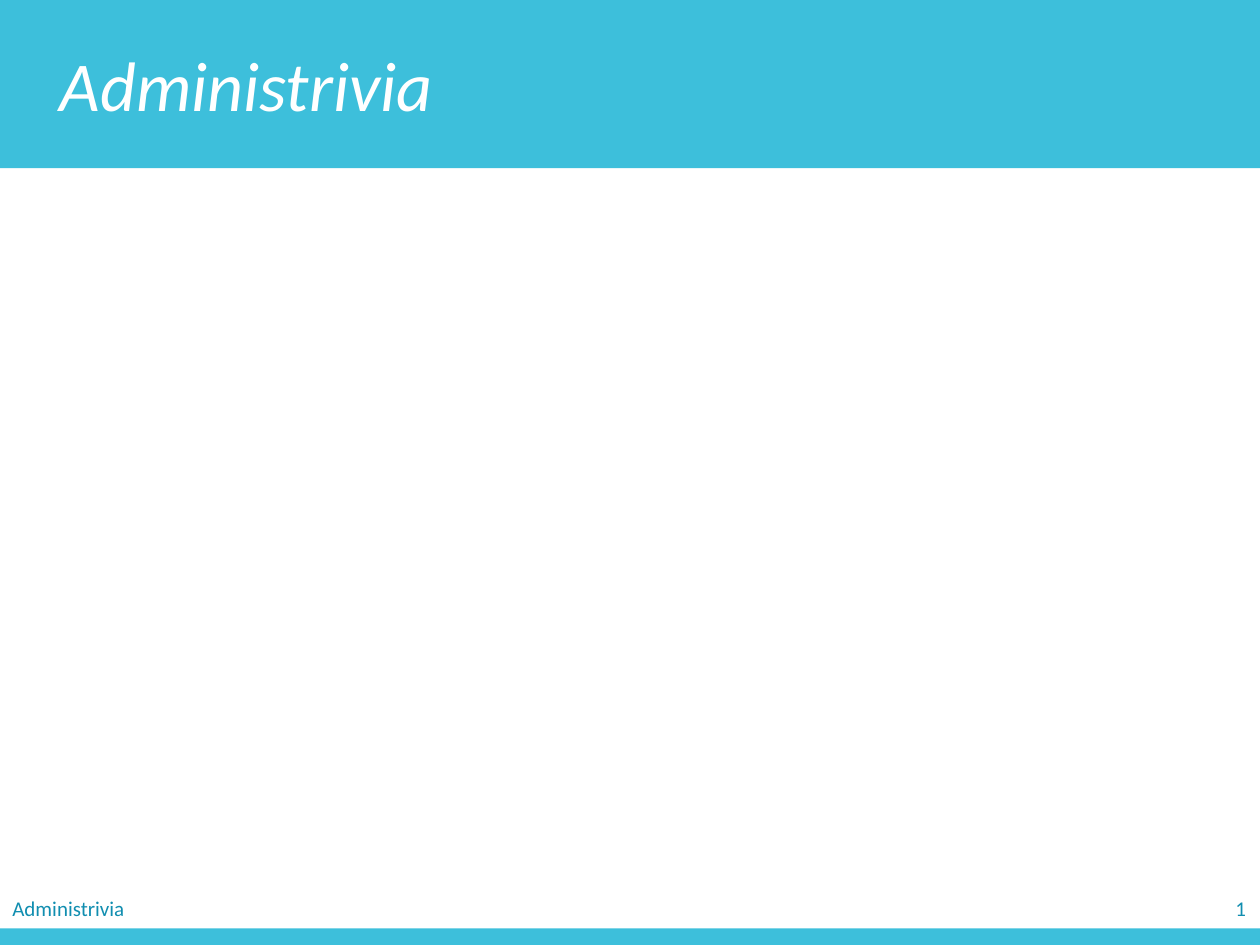
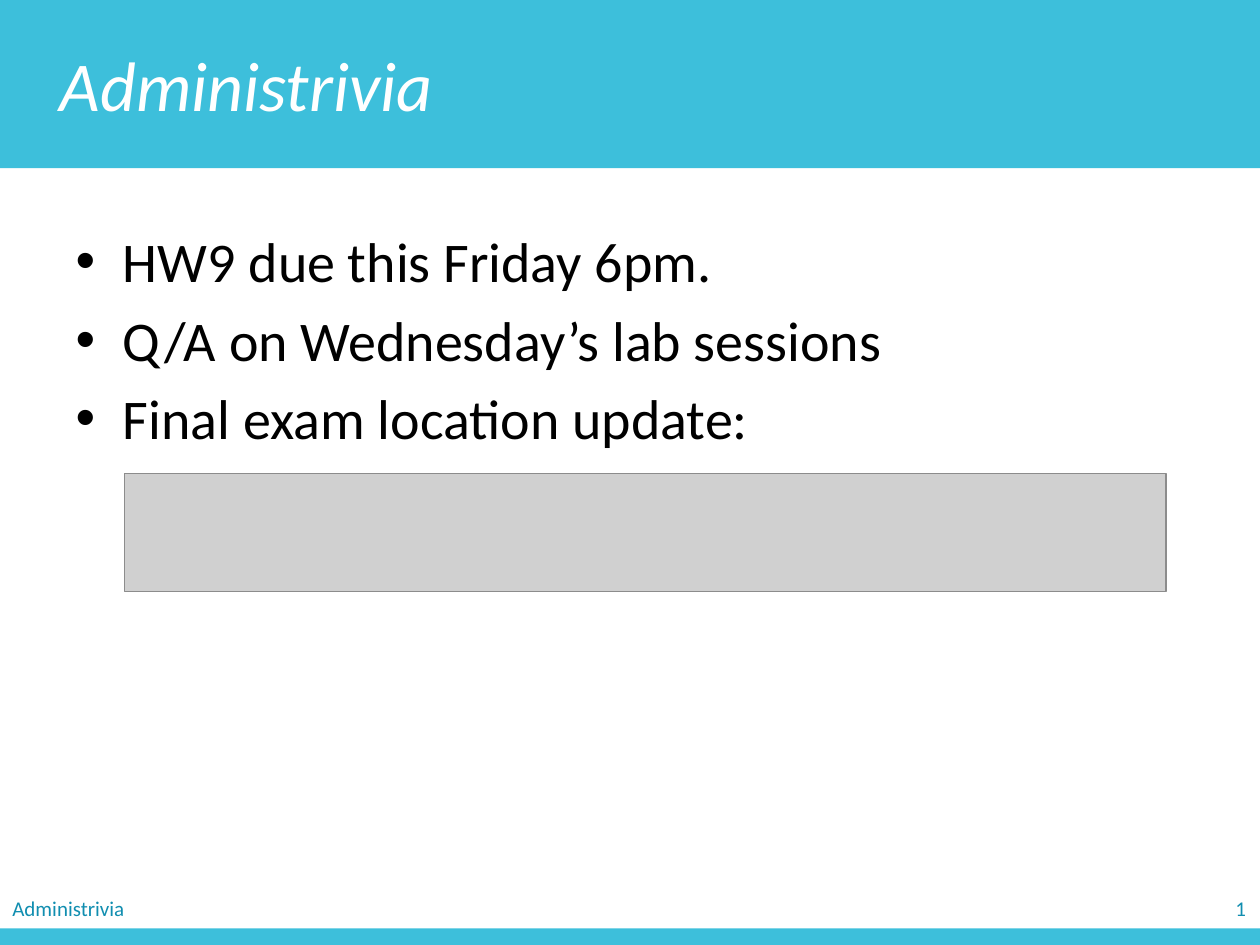
Before and after one commit to zichengliao/zuics101-fa17, a slide deck: slide 3 of lectures/lec24_matlab4/lec24.pptx. Drawn at 1260x945 pixels with LibreOffice and Linux fonts; fonts in the diff are those of the drawing; grey boxes stand for pictures. Boxes give left, top, right and bottom in pixels: in the first picture for what was removed or moved away, otherwise in the second. Text is boxed around its words. In the diff, an @@ line names an element or a change of style, - is before the commit and + after.

```diff
--- a/lectures/lec24_matlab4/lec24.pptx
+++ b/lectures/lec24_matlab4/lec24.pptx
@@ text added at [123,243,881,448], 32 pt, text #000000 @@
+• HW9 due this Friday 6pm.
+• Q/A on Wednesday’s lab sessions
+• Final exam location update:
@@ picture added at [125,474,1166,592] @@
```
Also in this commit, not shown: 23 other slides changed, 1 slide added, 10 other files.
